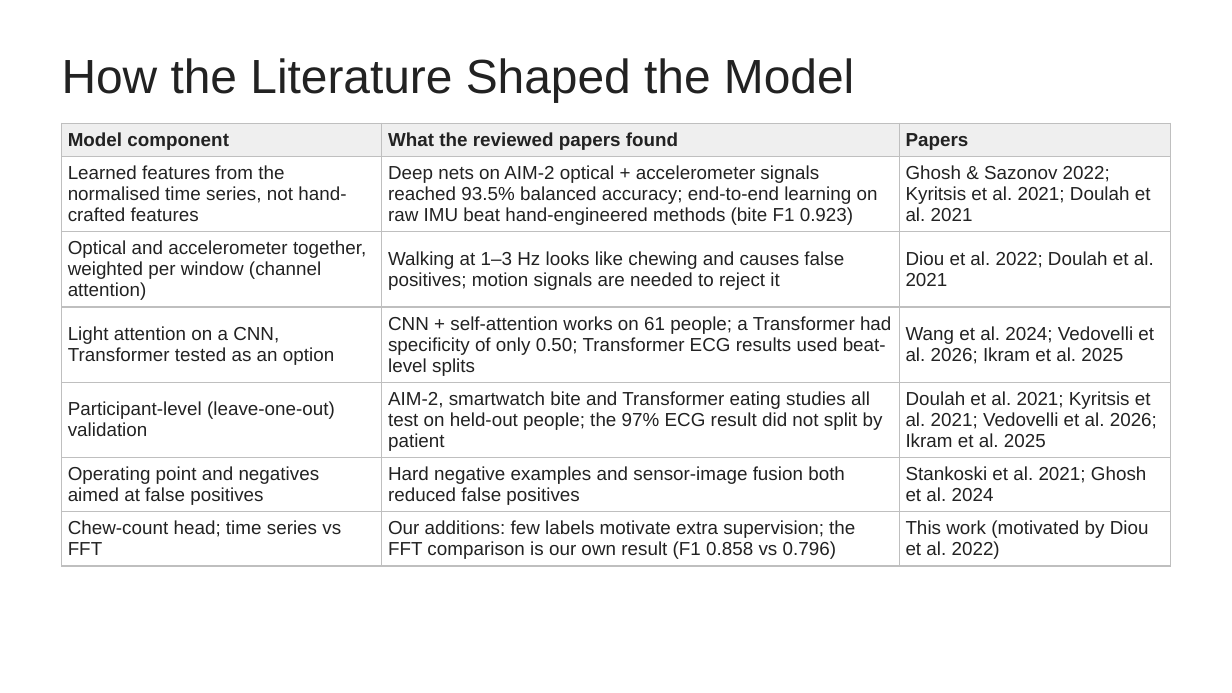
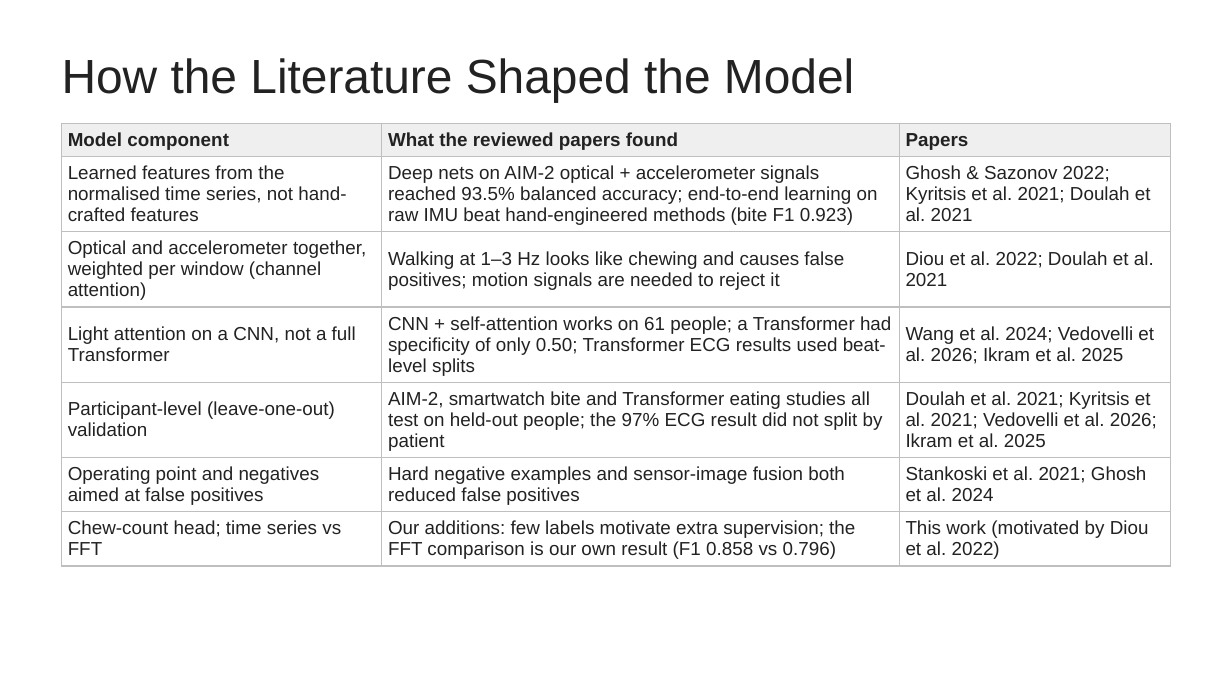
Before and after one commit to Cadunlea/Research_Directory, a slide deck: slide 1 of docs/presentation/lab_meeting_new_slides.pptx. Drawn at 1232x693 pixels with LibreOffice and Linux fonts; fonts in the diff are those of the drawing. Boxes give left, top, right and bottom in pixels: in the first picture for what was removed or moved away, otherwise in the second. Text is boxed around its words. In the diff, an @@ line names an element or a change of style, - is before the commit and + after.

```diff
--- a/docs/presentation/lab_meeting_new_slides.pptx
+++ b/docs/presentation/lab_meeting_new_slides.pptx
@@ table at [62, 123, 1170, 563] @@
-row 4, column 1: Light attention on a CNN, Transformer tested as an option
+row 4, column 1: Light attention on a CNN, not a full Transformer
```
Also in this commit, not shown: 1 other file.
